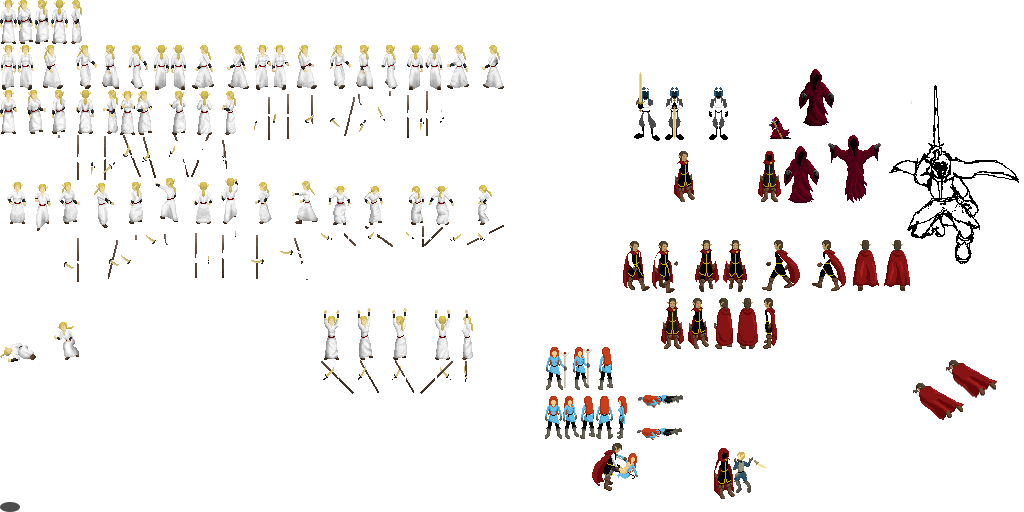
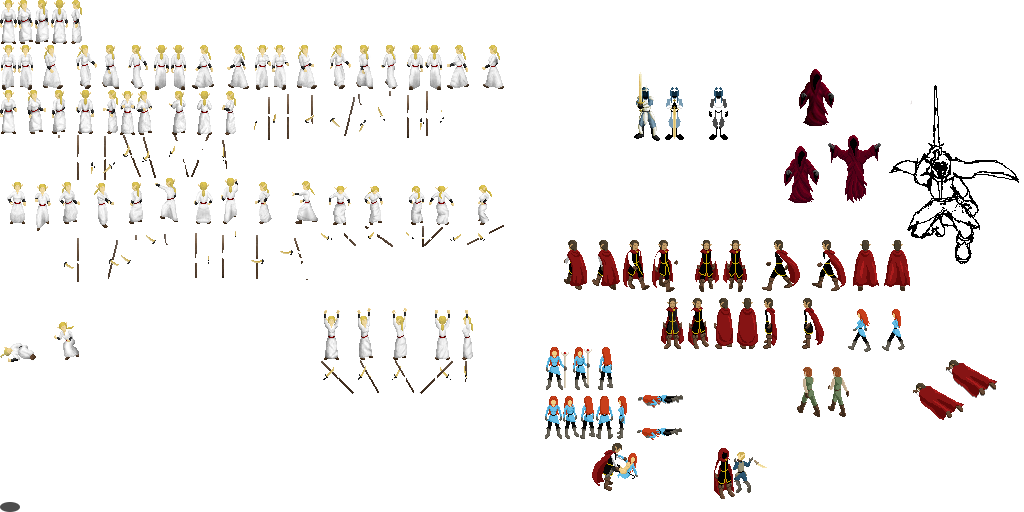
Comparing the layer stacks of the two 1024 × 512 images. Changes:
painted on "weapons" over [636, 72, 645, 112]
painted on "background" over [564, 85, 905, 417]
